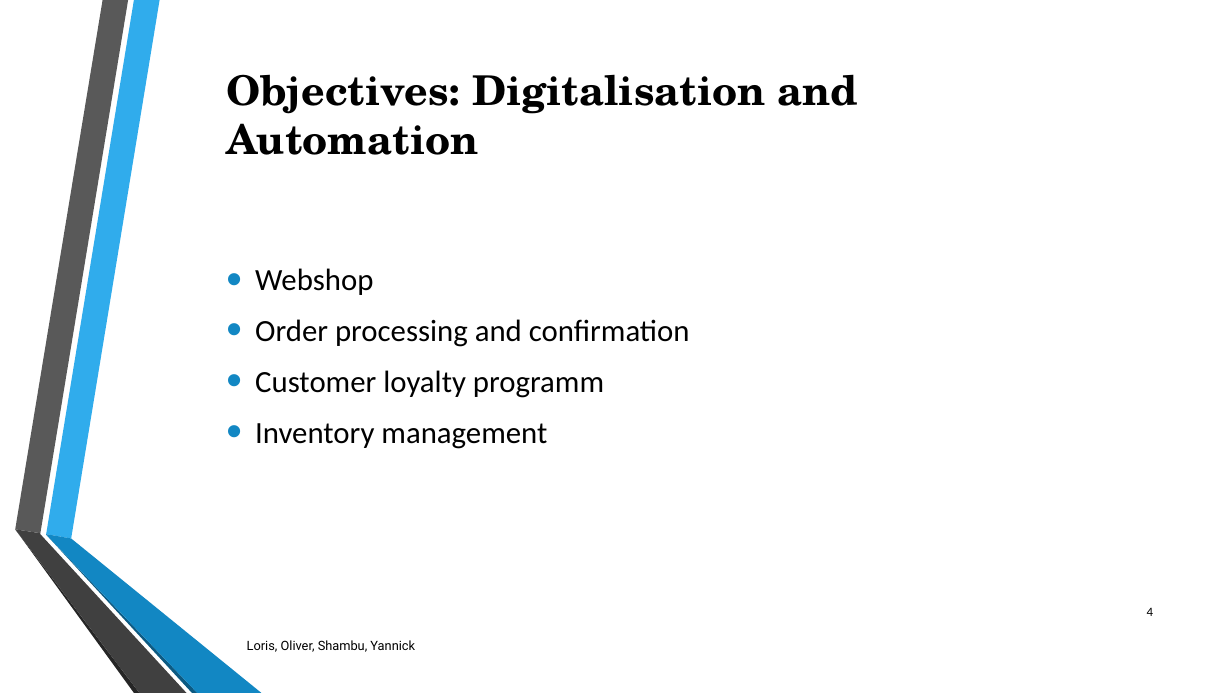
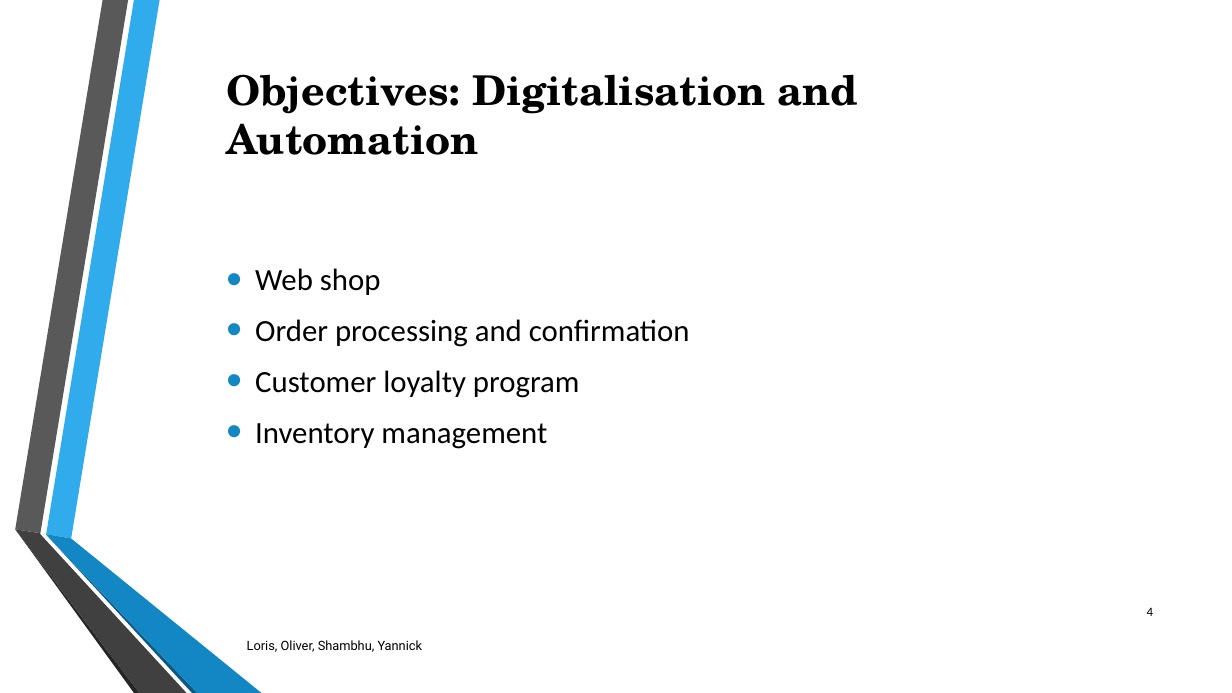
Before and after one commit to DigiBP/digibp-morcote, a slide deck: slide 4 of DBP_Morcote_CC_ClothingCompany.pptx. Drawn at 1232x693 pixels with LibreOffice and Linux fonts; fonts in the diff are those of the drawing. Boxes give left, top, right and bottom in pixels: in the first picture for what was removed or moved away, otherwise in the second. Text is boxed around its words. In the diff, an @@ line names an element or a change of style, - is before the commit and + after.

Commit message:
fixed spelling errors

```diff
--- a/DBP_Morcote_CC_ClothingCompany.pptx
+++ b/DBP_Morcote_CC_ClothingCompany.pptx
@@ text at bbox=[255, 268, 381, 295]: spaces changed @@
-• Webshop
+• Web shop
@@ text at bbox=[255, 370, 580, 398]: text changed @@
-• Customer loyalty programm
+• Customer loyalty program
@@ text at bbox=[247, 640, 423, 652]: text changed @@
-Loris, Oliver, Shambu, Yannick
+Loris, Oliver, Shambhu, Yannick
```
Also in this commit, not shown: 4 other slides changed, 1 slide added.
